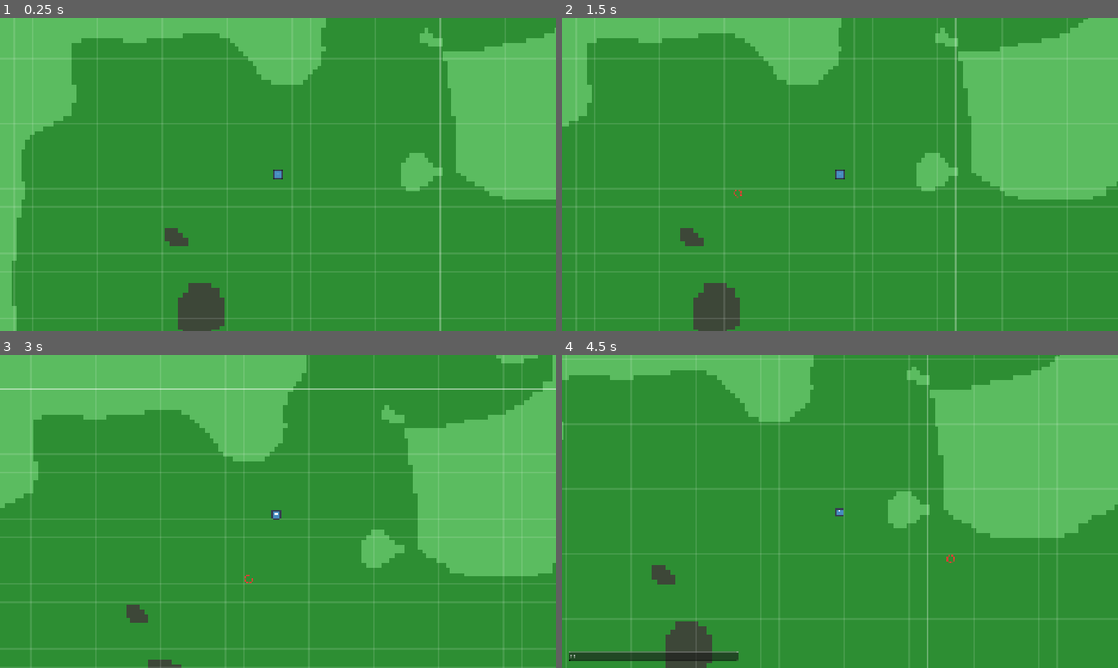
Above: before the commit, frames 1-4 (two rows, left to right).
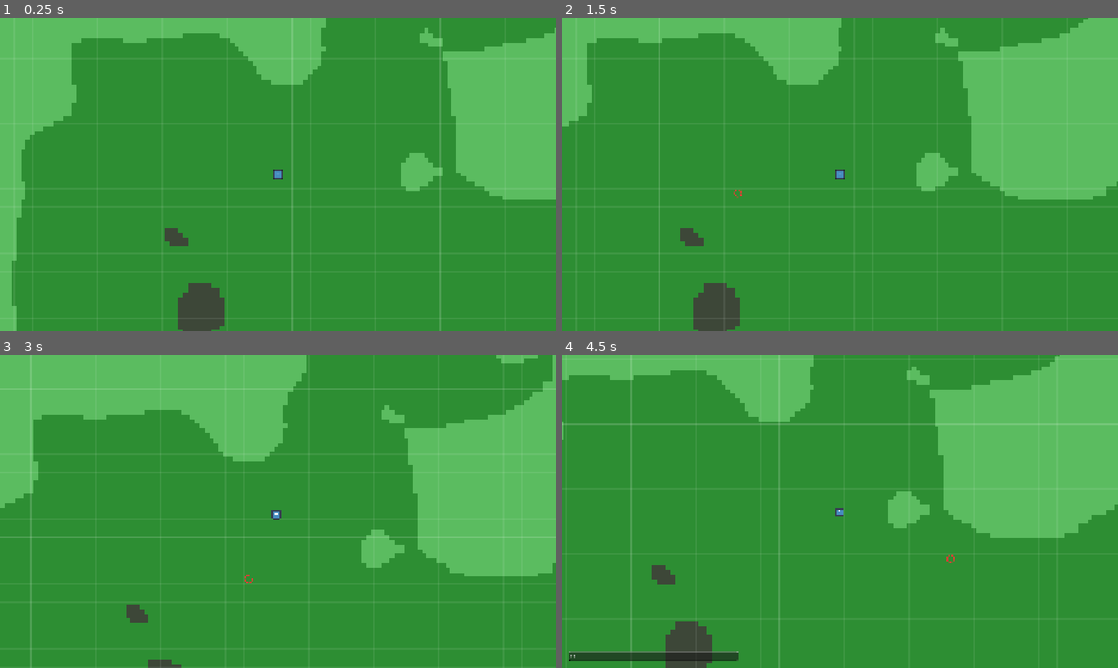
Above: after the commit, the same moments.

Repository: Zathmier/necromancer-game-public
Game: Godot game, scene res://scenes/main.tscn
Same seed, same stepped clock (60 frames per second), same inputs: the game is played once before the commit and once after it. The engine's default icon, where the game draws it, is replaced by a stand-in: a white triangle on a blue panel in a dark square.
Inputs (mouse positions are in pixels of both pictures, inside the frame that each line leads up to):
- Up to frame 1 (0.25 s): no input
- Up to frame 2 (1.5 s): tap Enter at 0.5 s; move the mouse to (962, 158) at 0.52 s; click (962, 158) at 0.67 s; move the mouse to (728, 190) at 1.27 s; click (728, 190) at 1.42 s
- Up to frame 3 (3 s): move the mouse to (333, 442) at 2.02 s; click (333, 442) at 2.17 s; move the mouse to (250, 574) at 2.77 s; click (250, 574) at 2.92 s
- Up to frame 4 (4.5 s): move the mouse to (1006, 558) at 3.52 s; click (1006, 558) at 3.67 s; tap F1 (toggle_console) at 4.15 s; click (650, 655) at 4.27 s; type "12" at 4.35 s

The runs differ from the first frame. In frame 1, 0.4% of the frame differs, in the area x 79-80%, y 0-100%; in frame 2, 0.4%; in frame 3, 0.4%, in the area x 0-100%, y 10-12%; in frame 4, 0.2%.

Commit message:
New chat with GPT

Diff:
--- a/scenes/ui/console.tscn
+++ /dev/null
@@ -1,27 +0,0 @@
-[gd_scene load_steps=2 format=3 uid="uid://cv0s34pu61x54"]
-
-[ext_resource type="Script" uid="uid://b1f1bgnd1mnw5" path="res://scripts/ui/Console.gd" id="1_vh00w"]
-
-[node name="Console" type="Control"]
-layout_mode = 3
-anchor_top = 1.0
-anchor_bottom = 1.0
-offset_right = 600.0
-offset_bottom = 200.0
-grow_vertical = 0
-script = ExtResource("1_vh00w")
-
-[node name="VBoxContainer" type="VBoxContainer" parent="."]
-layout_mode = 0
-offset_right = 68.0
-offset_bottom = 35.0
-
-[node name="OutputLog" type="RichTextLabel" parent="VBoxContainer"]
-unique_name_in_owner = true
-layout_mode = 2
-
-[node name="InputLine" type="LineEdit" parent="VBoxContainer"]
-unique_name_in_owner = true
-layout_mode = 2
-
-[connection signal="text_submitted" from="VBoxContainer/InputLine" to="." method="_on_input_line_text_submitted"]
--- a/scripts/debug/Grid.gd
+++ b/scripts/debug/Grid.gd
@@ -1,85 +1,69 @@
 extends Node2D
+class_name Grid
 
-const TILE := 32
-const CHUNK_TILES := 48
-const CHUNK_PX := TILE * CHUNK_TILES
+@export var tile_size: float = 32.0
+@export var major_every: int = 8
+@export var color_minor: Color = Color(1, 1, 1, 0.08)
+@export var color_major: Color = Color(1, 1, 1, 0.16)
 
-var minor_col := Color(1, 1, 1, 0.12)
-var major_col := Color(1, 1, 1, 0.30)
-var axis_col  := Color(1, 1, 1, 0.50)
-
-var _last_cam := Vector2.INF
-var _last_size := Vector2.ZERO
+# If your WorldTileMap isn't at (0,0), either set this or point to it below.
+@export var tilemap_origin: Vector2 = Vector2.ZERO
+@export var use_tilemap_origin_from: NodePath
 
 func _ready() -> void:
-	# This lives under a CanvasLayer (see Main.gd), so it won’t inherit world transforms.
-	z_index = 0
-	if not Engine.is_editor_hint():
-		_register_console_cmd()
+	if use_tilemap_origin_from != NodePath():
+		var n := get_node_or_null(use_tilemap_origin_from)
+		if n is Node2D:
+			tilemap_origin = (n as Node2D).global_position
 
 func _process(_dt: float) -> void:
-	var cam := get_viewport().get_camera_2d()
-	if cam == null:
-		return
-	var sz := get_viewport_rect().size
-	# Redraw if camera moved enough or viewport changed.
-	if _last_cam.distance_to(cam.global_position) > 1.0 or _last_size != sz:
-		_last_cam = cam.global_position
-		_last_size = sz
-		queue_redraw()
+	queue_redraw()
 
 func _draw() -> void:
 	var cam := get_viewport().get_camera_2d()
 	if cam == null:
 		return
 
-	var vs: Vector2 = get_viewport_rect().size
-	var zoom: Vector2 = cam.zoom
-	# IMPORTANT: camera is pixel-snapped each frame in Player.gd
-	var center_ws: Vector2 = cam.get_screen_center_position()
-	var tl_ws: Vector2 = center_ws - (vs * 0.5) * zoom
-	var br_ws: Vector2 = tl_ws + vs * zoom
+	var vp_size: Vector2 = get_viewport_rect().size
+	var z: Vector2 = cam.zoom
 
-	# Snap world bounds to tile edges
-	var sx: int = int(floor(tl_ws.x / TILE) * TILE)
-	var ex: int = int(floor(br_ws.x / TILE) * TILE)
-	var sy: int = int(floor(tl_ws.y / TILE) * TILE)
-	var ey: int = int(floor(br_ws.y / TILE) * TILE)
+	# World coords of screen center, derive top-left in world space.
+	var world_center: Vector2 = cam.get_screen_center_position()
+	var top_left_world: Vector2 = world_center - (vp_size * 0.5) / z
 
-	# Draw lines at pixel centers to avoid shimmer
-	for x in range(sx, ex + TILE, TILE):
-		var is_major := posmod(x, CHUNK_PX) == 0
-		var col := axis_col if x == 0 else (major_col if is_major else minor_col)
-		var xs := (float(x) - tl_ws.x) / zoom.x
-		xs = floor(xs) + 0.5
-		draw_line(Vector2(xs, 0.0), Vector2(xs, vs.y), col, 2.0 if is_major else 1.0)
+	# Align to TileMap origin if it’s offset.
+	var top_left_rel: Vector2 = top_left_world - tilemap_origin
 
-	for y in range(sy, ey + TILE, TILE):
-		var is_major2 := posmod(y, CHUNK_PX) == 0
-		var col2 := axis_col if y == 0 else (major_col if is_major2 else minor_col)
-		var ys := (float(y) - tl_ws.y) / zoom.y
-		ys = floor(ys) + 0.5
-		draw_line(Vector2(0.0, ys), Vector2(vs.x, ys), col2, 2.0 if is_major2 else 1.0)
+	# Step size in pixels between lines (accounts for zoom).
+	var step_px_x: float = tile_size * z.x
+	var step_px_y: float = tile_size * z.y
 
-func _register_console_cmd() -> void:
-	ConsoleRouter.register_cmd("grid", func(a):
-		if a.is_empty():
-			Bus.send_output("grid: on | off | alpha <0..1>")
-			return
-		var cmd: String = String(a[0]).to_lower()
-		match cmd:
-			"on":
-				visible = true;  Bus.send_output("grid on"); queue_redraw()
-			"off":
-				visible = false; Bus.send_output("grid off")
-			"alpha":
-				if a.size() >= 2:
-					var v := clampf(float(a[1]), 0.0, 1.0)
-					minor_col.a = v * 0.40
-					major_col.a = v * 0.75
-					axis_col.a  = v * 1.00
-					queue_redraw()
-					Bus.send_output("grid alpha = %.2f" % v)
-				else:
-					Bus.send_output("usage: grid alpha <0..1>")
-	, "Control grid overlay")
+	# Pixel offset to the first grid line on-screen.
+	var start_px_x: float = -fposmod(top_left_rel.x, tile_size) * z.x
+	var start_px_y: float = -fposmod(top_left_rel.y, tile_size) * z.y
+
+	# -------- Vertical lines --------
+	var x: float = start_px_x
+	var ix: int = int(floor(top_left_rel.x / tile_size))
+	while x <= vp_size.x + 1.0:
+		var is_major: bool = (ix % major_every) == 0
+		var c: Color = color_minor
+		if is_major:
+			c = color_major
+		var px: float = floor(x) + 0.5  # center 1px stroke on pixel
+		draw_line(Vector2(px, 0.0), Vector2(px, vp_size.y), c, 1.0, false)
+		x += step_px_x
+		ix += 1
+
+	# -------- Horizontal lines --------
+	var y: float = start_px_y
+	var iy: int = int(floor(top_left_rel.y / tile_size))
+	while y <= vp_size.y + 1.0:
+		var is_major2: bool = (iy % major_every) == 0
+		var c2: Color = color_minor
+		if is_major2:
+			c2 = color_major
+		var py: float = floor(y) + 0.5
+		draw_line(Vector2(0.0, py), Vector2(vp_size.x, py), c2, 1.0, false)
+		y += step_px_y
+		iy += 1
--- a/scripts/world/WorldTileMap.gd
+++ b/scripts/world/WorldTileMap.gd
@@ -14,6 +14,8 @@
 	"forest": Color(0.18, 0.56, 0.20),
 	"rock":   Color(0.24, 0.28, 0.22),
 }
+
+const DEBUG_STREAM_LOG := false
 
 var _tilemap: TileMap
 var _tileset: TileSet
@@ -87,20 +89,29 @@
 
 # ---------- streaming ----------
 
+static func _chunk_of_tile(t: int) -> int:
+	# floor division that behaves for negatives
+	return floori(float(t) / CHUNK_TILES)
+
 func _world_rect_visible(cam: Camera2D, vp_size: Vector2) -> Rect2:
 	var size_ws: Vector2 = vp_size * cam.zoom
 	var tl_ws: Vector2 = cam.get_screen_center_position() - size_ws * 0.5
 	return Rect2(tl_ws, size_ws)
 
 func _update_stream(world_rect: Rect2) -> void:
-	var tl_tile := Vector2i(floori(world_rect.position.x / TILE), floori(world_rect.position.y / TILE))
+	# Convert world rect -> tile rect with RIGHT/BOTTOM *inclusive*
+	var tl: Vector2 = world_rect.position
 	var br: Vector2 = world_rect.position + world_rect.size
-	var br_tile := Vector2i(floori(br.x / TILE), floori(br.y / TILE))
+	var tl_tile := Vector2i(floori(tl.x / TILE), floori(tl.y / TILE))
+	var br_tile := Vector2i(                       # inclusive: subtract a tiny epsilon
+		floori((br.x - 0.0001) / TILE),
+		floori((br.y - 0.0001) / TILE)
+	)
 
-	var min_cx: int = floori(float(tl_tile.x) / CHUNK_TILES) - CHUNK_MARGIN
-	var min_cy: int = floori(float(tl_tile.y) / CHUNK_TILES) - CHUNK_MARGIN
-	var max_cx: int = floori(float(br_tile.x) / CHUNK_TILES) + CHUNK_MARGIN
-	var max_cy: int = floori(float(br_tile.y) / CHUNK_TILES) + CHUNK_MARGIN
+	var min_cx: int = _chunk_of_tile(tl_tile.x) - CHUNK_MARGIN
+	var min_cy: int = _chunk_of_tile(tl_tile.y) - CHUNK_MARGIN
+	var max_cx: int = _chunk_of_tile(br_tile.x) + CHUNK_MARGIN
+	var max_cy: int = _chunk_of_tile(br_tile.y) + CHUNK_MARGIN
 
 	var wanted: Dictionary[Vector2i, bool] = {}
 
@@ -109,16 +120,17 @@
 			var c: Vector2i = Vector2i(cx, cy)
 			wanted[c] = true
 			if not _loaded_chunks.has(c):
+				if DEBUG_STREAM_LOG: print("LOAD ", c)
 				_load_chunk(c)
 
-	# figure out which loaded chunks are no longer wanted
+	# unload what we no longer need
 	var to_remove: Array[Vector2i] = []
 	for k in _loaded_chunks.keys():
 		var ck := k as Vector2i
 		if not wanted.has(ck):
 			to_remove.append(ck)
-
 	for c in to_remove:
+		if DEBUG_STREAM_LOG: print("UNLOAD ", c)
 		_unload_chunk(c)
 
 func _load_chunk(c: Vector2i) -> void:
